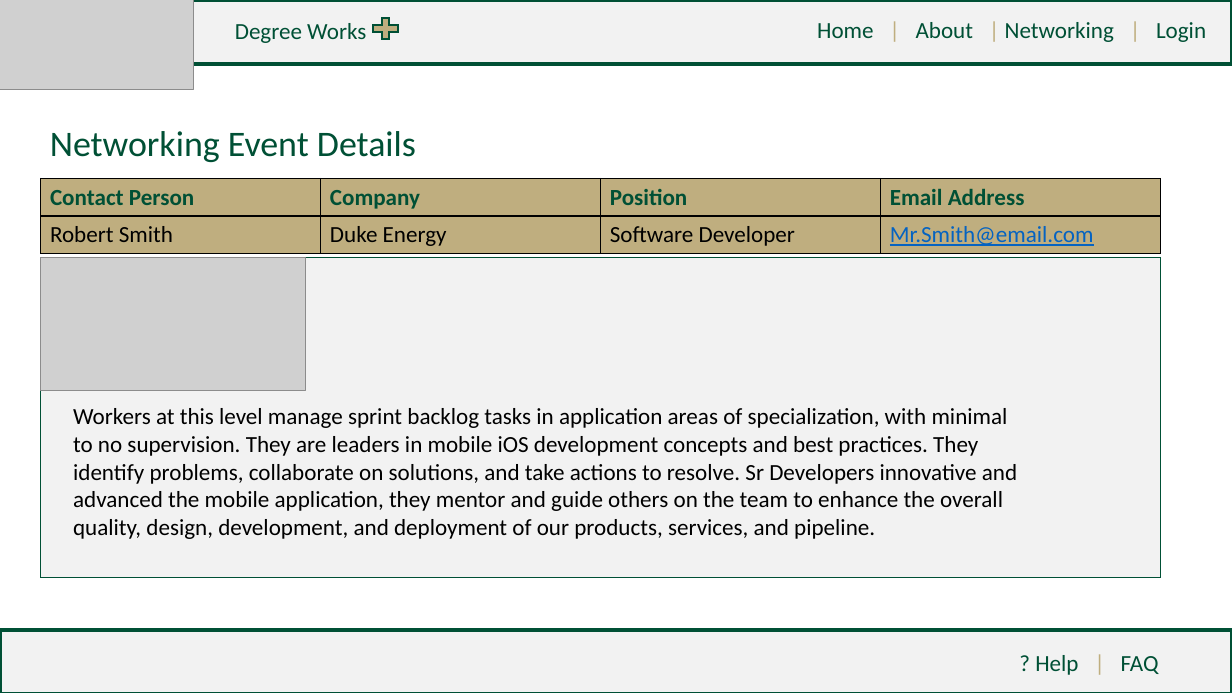
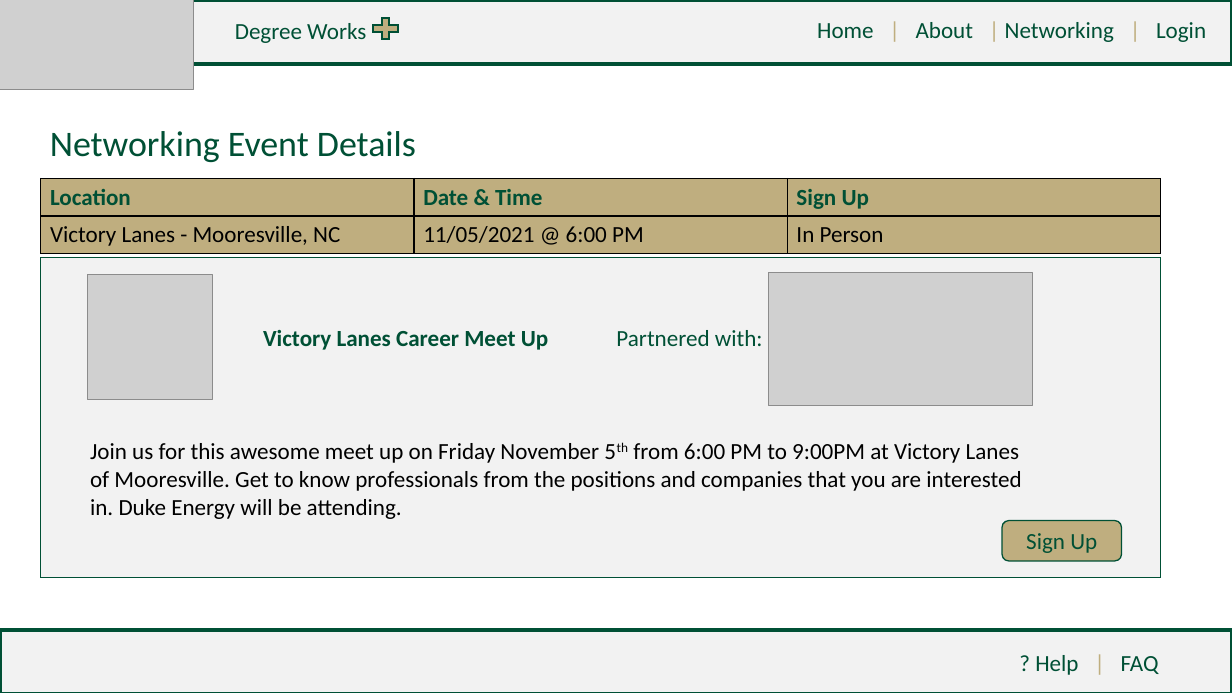
Before and after one commit to tcowie1/Group11-3155Repo, a slide deck: slide 7 of High-Fidelity/Group 11 - DegreeWorks PLUS High Fidelity.pptx (slide 6 before the commit). Drawn at 1232x693 pixels with LibreOffice and Linux fonts; fonts in the diff are those of the drawing; grey boxes stand for pictures. Boxes give left, top, right and bottom in pixels: in the first picture for what was removed or moved away, otherwise in the second. Text is boxed around its words. In the diff, an @@ line names an element or a change of style, - is before the commit and + after.

```diff
--- a/High-Fidelity/Group 11 - DegreeWorks PLUS High Fidelity.pptx
+++ b/High-Fidelity/Group 11 - DegreeWorks PLUS High Fidelity.pptx
@@ table at (41, 178, 1161, 253) @@
-column 1: Contact Person | Robert Smith
-column 2: Company | Duke Energy
-column 3: Position | Software Developer
-column 4: Email Address | Mr.Smith@email.com
+column 1: Location | Victory Lanes - Mooresville, NC
+column 2: Date & Time | 11/05/2021 @ 6:00 PM
+column 3: Sign Up | In Person
@@ picture added at (88, 274, 213, 399) @@
@@ picture: place and size @@
-picture at (41, 258, 305, 391)
+picture at (768, 273, 1032, 406)
@@ text added at (263, 330, 763, 350), 18 pt, text #005035, bold @@
+Victory Lanes Career Meet Up Partnered with:
@@ text at (90, 443, 1021, 519): text changed @@
-Workers at this level manage sprint backlog tasks in application areas of specialization, with minimal to no supervision. They are leaders in mobile iOS development concepts and best practices. They identify problems, collaborate on solutions, and take actions to resolve. Sr Developers innovative and advanced the mobile application, they mentor and guide others on the team to enhance the overall quality, design, development, and deployment of our products, services, and pipeline.
+Join us for this awesome meet up on Friday November 5th from 6:00 PM to 9:00PM at Victory Lanes of Mooresville. Get to know professionals from the positions and companies that you are interested in. Duke Energy will be attending.
@@ rounded rectangle added at (1002, 520, 1121, 561), fill #BFAE7F, outline #005035 1 pt, 18 pt, text #005035 @@
+Sign Up
```
Also in this commit, not shown: 5 other slides changed, 3 slides added.
